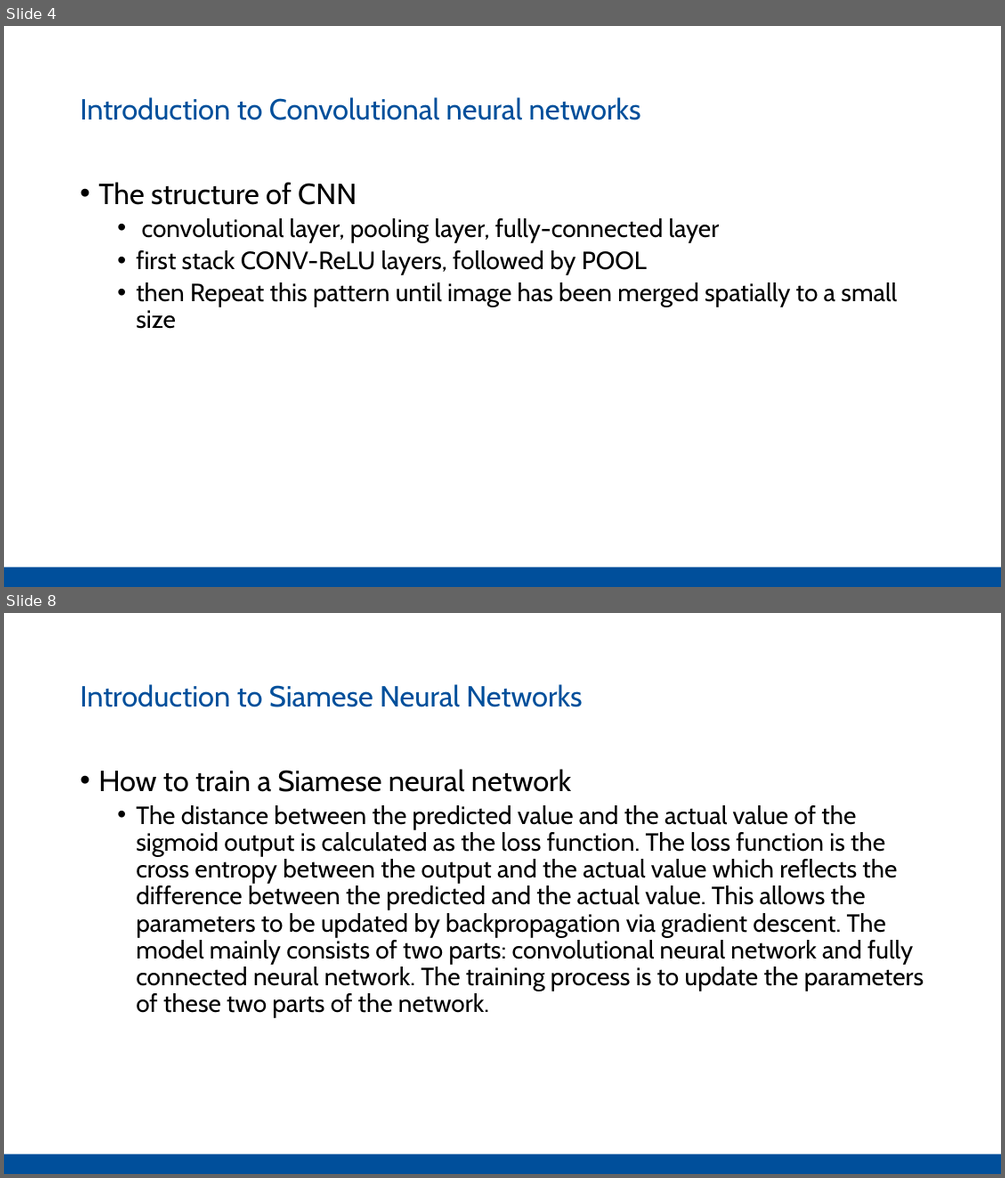
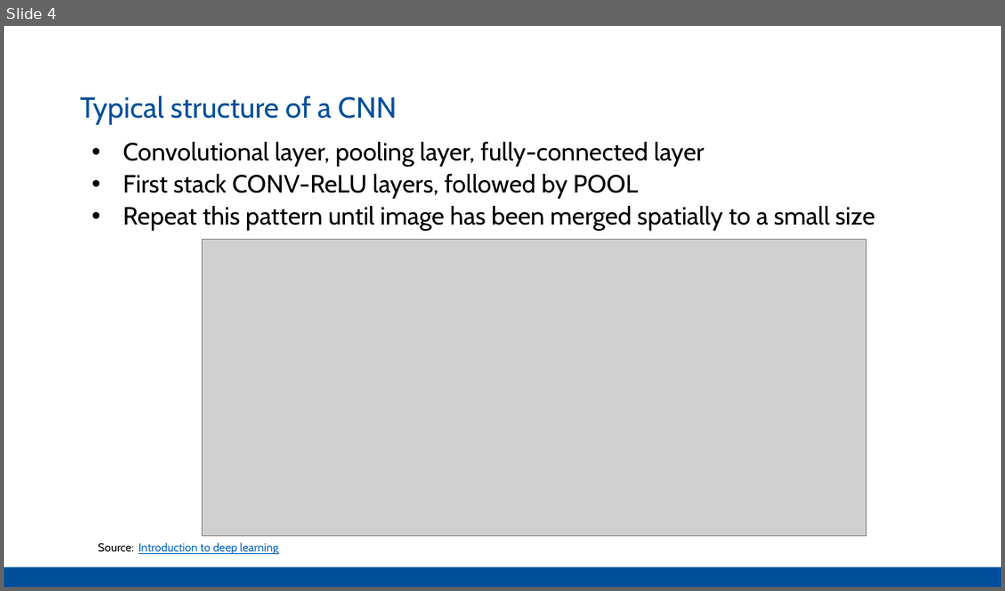
Before and after one commit to Pathi-rao/Image-Similarity-Estimation-using-Siamese-Neural-Networks, a slide deck: presentation.pptx. Shown one above the other, each under a label of ours: slides 4 and 8 before the commit, slide 4 after it; the slides between them are not shown. The pictures are 1005x1178 and 1005x591 pixels, drawn with LibreOffice and Linux fonts; fonts in the diff are those of the drawing; grey boxes stand for pictures. Boxes give left, top, right and bottom in pixels: in the first picture for what was removed or moved away, otherwise in the second. Text is boxed around its words. In the diff, an @@ line names an element or a change of style, - is before the commit and + after.

```diff
--- a/presentation.pptx
+++ b/presentation.pptx
@@ slide 8 removed at [4,613,1001,1174], background #FFFFFF; not listed: 1 template element that a slide beside it also shows @@
@@ text removed at [80,684,582,707] @@
-Introduction to Siamese Neural Networks
@@ text removed at [98,769,923,1018] @@
-• How to train a Siamese neural network
-  • The distance between the predicted value and the actual value of the sigmoid output is calculated as the loss function. The loss function is the cross entropy between the output and the actual value which reflects the difference between the predicted and the actual value. This allows the parameters to be updated by backpropagation via gradient descent. The model mainly consists of two parts: convolutional neural network and fully connected neural network. The training process is to update the parameters of these two parts of the network.
@@ slide 4 changed as well @@
@@ text at [80,95,396,125]: text changed @@
-Introduction to Convolutional neural networks
+Typical structure of a CNN
@@ text at [123,142,875,231]: text changed @@
-• The structure of CNN
-  • convolutional layer, pooling layer, fully-connected layer
-  • first stack CONV-ReLU layers, followed by POOL
-  • then Repeat this pattern until image has been merged spatially to a small size
+• Convolutional layer, pooling layer, fully-connected layer
+• First stack CONV-ReLU layers, followed by POOL
+• Repeat this pattern until image has been merged spatially to a small size
@@ picture added at [202,239,866,535] @@
@@ text added at [98,542,278,555], 11 pt, text #0563C1, underline @@
+Source: Introduction to deep learning
```
Also in this commit, not shown: 2 other slides changed, 6 slides added, 5 other slides removed.
